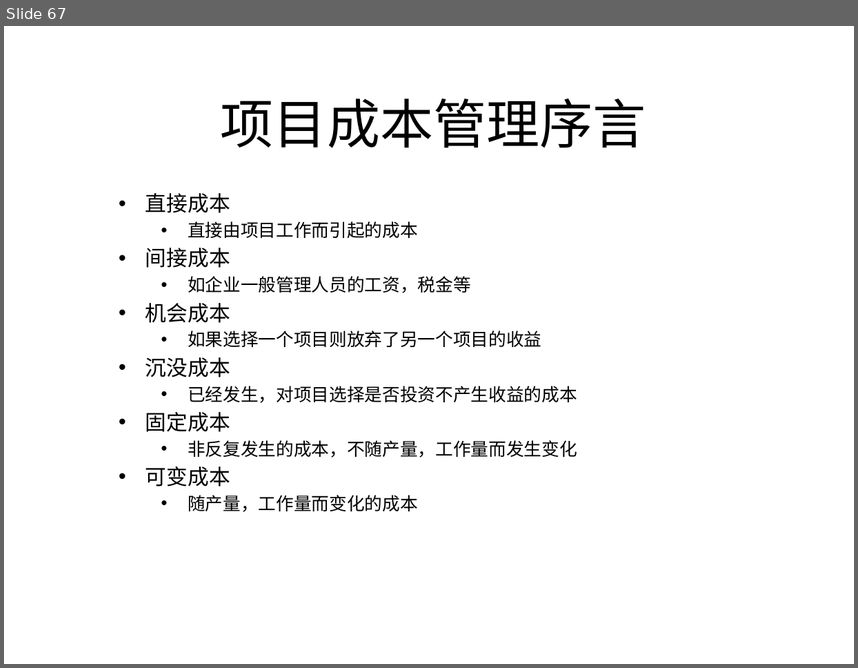
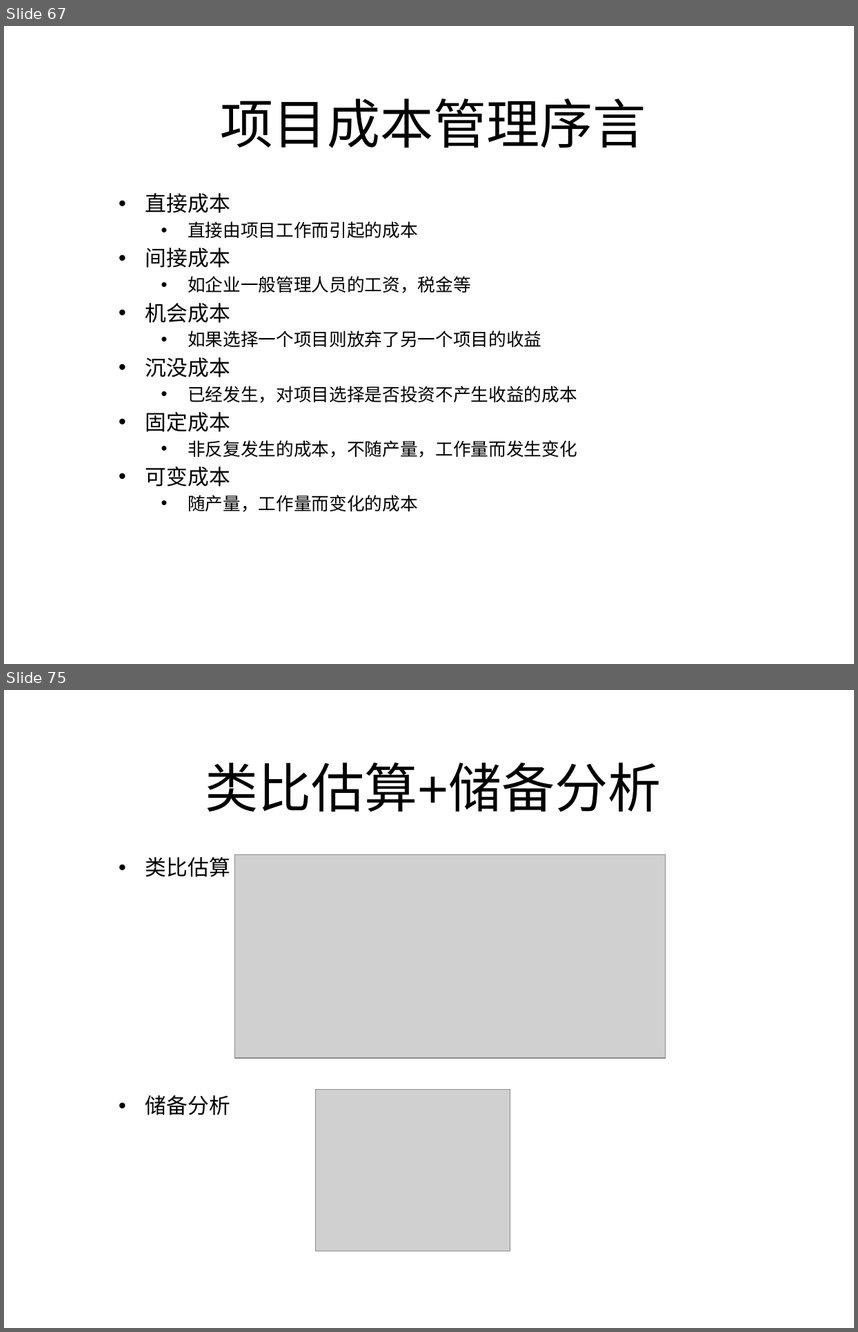
Before and after one commit to lipeiyu26/myStudy, a slide deck: springboot/SpringBoot-redis/src/main/resources/ppt/项目管理.pptx. Shown one above the other, each under a label of ours: slide 67 before the commit, slides 67 and 75 after it; the slides between them are not shown. The pictures are 858x668 and 858x1332 pixels, drawn with LibreOffice and Linux fonts; fonts in the diff are those of the drawing; grey boxes stand for pictures. Boxes give left, top, right and bottom in pixels: in the first picture for what was removed or moved away, otherwise in the second. Text is boxed around its words. In the diff, an @@ line names an element or a change of style, - is before the commit and + after.

```diff
--- a/springboot/SpringBoot-redis/src/main/resources/ppt/项目管理.pptx
+++ b/springboot/SpringBoot-redis/src/main/resources/ppt/项目管理.pptx
@@ slide 75 added at [4,690,854,1328], background #FFFFFF @@
@@ title added at [205,762,661,812], 45 pt, text #000000 @@
+类比估算+储备分析
@@ picture added at [235,855,666,1058] @@
@@ subtitle added at [145,857,230,1115], 18 pt, text #000000 @@
+• 类比估算
+• 储备分析
@@ picture added at [315,1089,510,1250] @@
```
Also in this commit, not shown: 33 other slides added.
